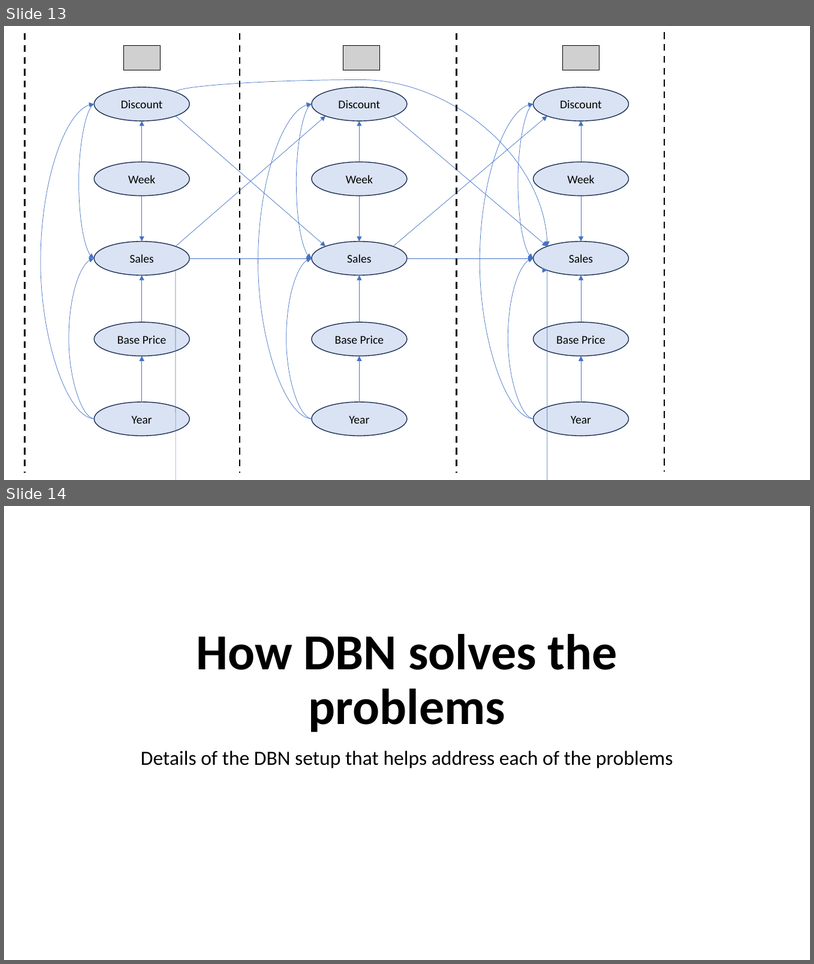
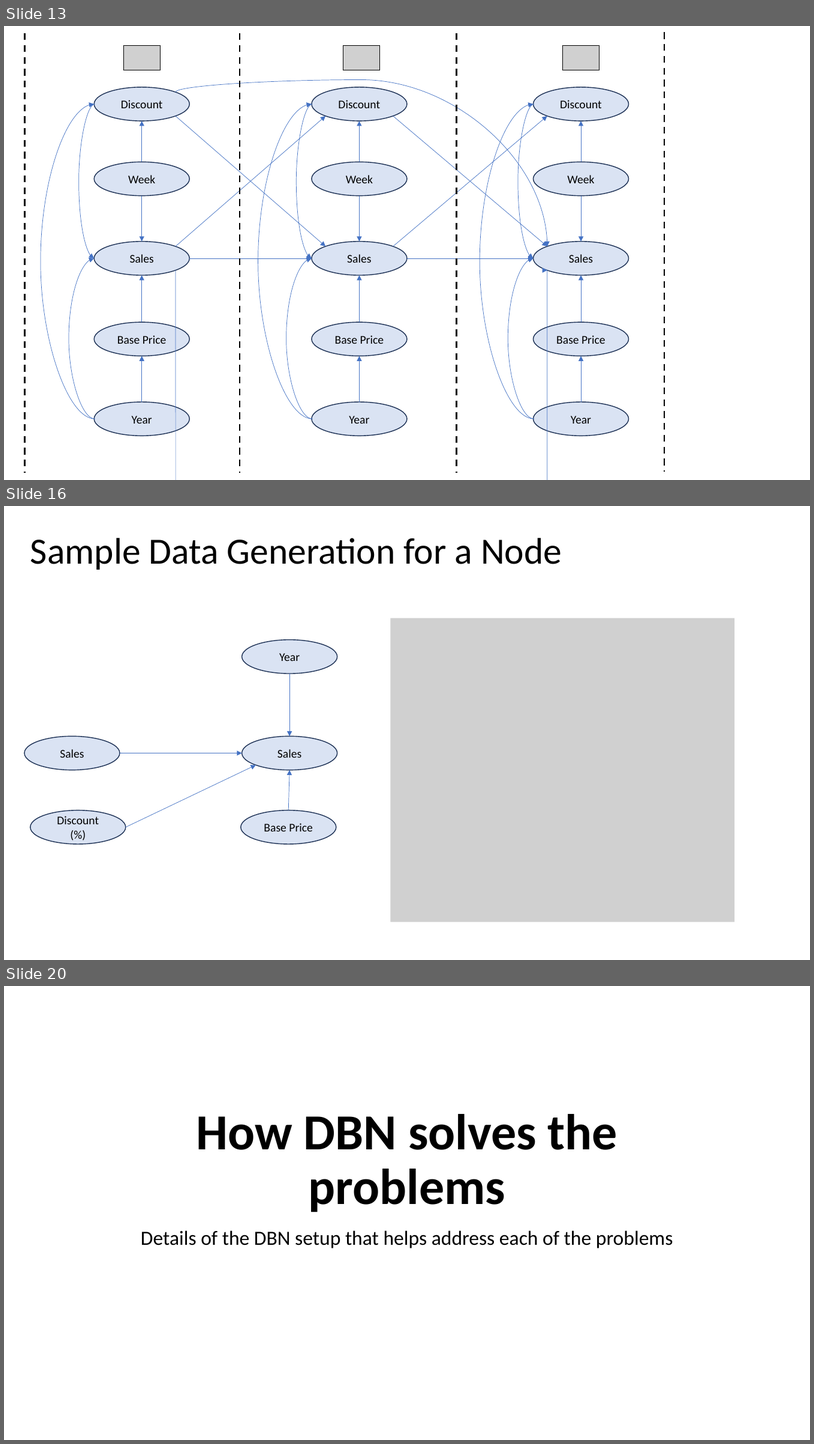
Before and after one commit to AnirbanChakraborty06/DBN-Data-Generator, a slide deck: Utility of Dynamic Bayesian Networks.pptx. Shown one above the other, each under a label of ours: slides 13 and 14 before the commit, slides 13, 16 and 20 after it; the slides between them are not shown. The pictures are 814x964 and 814x1444 pixels, drawn with LibreOffice and Linux fonts; fonts in the diff are those of the drawing; grey boxes stand for pictures. Boxes give left, top, right and bottom in pixels: in the first picture for what was removed or moved away, otherwise in the second. Text is boxed around its words. In the diff, an @@ line names an element or a change of style, - is before the commit and + after.

```diff
--- a/Utility of Dynamic Bayesian Networks.pptx
+++ b/Utility of Dynamic Bayesian Networks.pptx
@@ slide 16 added at bbox=[4, 506, 810, 960], background #FFFFFF @@
@@ text added at bbox=[30, 538, 562, 570], 44 pt, text #000000 @@
+Sample Data Generation for a Node
@@ picture added at bbox=[390, 618, 735, 922] @@
@@ ellipse added at bbox=[242, 640, 338, 673], fill #DAE3F3, outline #1E3256 1 pt, 14 pt, text #000000 @@
+Year
@@ arrow added from (290, 673) to (290, 736), #4472C4 0.5 pt @@
@@ ellipse added at bbox=[24, 736, 120, 770], fill #DAE3F3, outline #1E3256 1 pt, 14 pt, text #000000 @@
+Sales
@@ ellipse added at bbox=[242, 736, 338, 770], fill #DAE3F3, outline #1E3256 1 pt, 14 pt, text #000000 @@
+Sales
@@ arrow added from (120, 753) to (242, 753), #4472C4 0.5 pt @@
@@ arrow added from (126, 827) to (256, 765), #4472C4 0.5 pt @@
@@ arrow added from (289, 810) to (290, 770), #4472C4 0.5 pt @@
@@ ellipse added at bbox=[30, 810, 126, 844], fill #DAE3F3, outline #1E3256 1 pt, 14 pt, text #000000 @@
+Discount (%)
@@ ellipse added at bbox=[241, 810, 337, 844], fill #DAE3F3, outline #1E3256 1 pt, 14 pt, text #000000 @@
+Base Price
@@ what was slide 14 is now slide 20 @@
```
Also in this commit, not shown: 6 slides changed, 6 other slides added.
